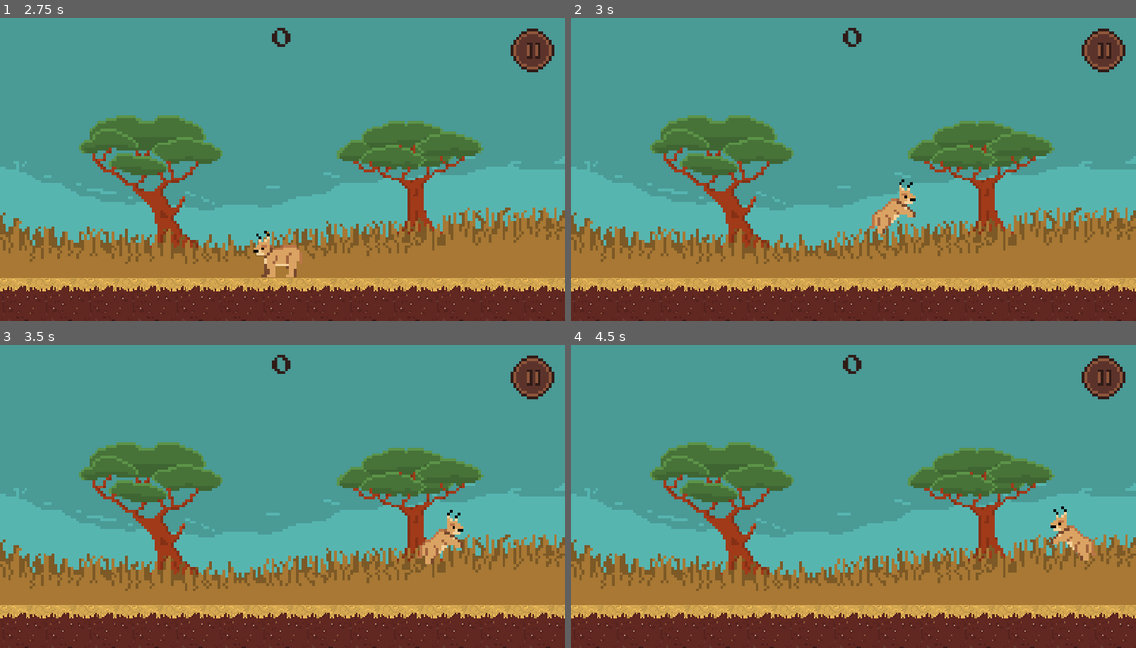
Above: before the commit, frames 1-4 (two rows, left to right).
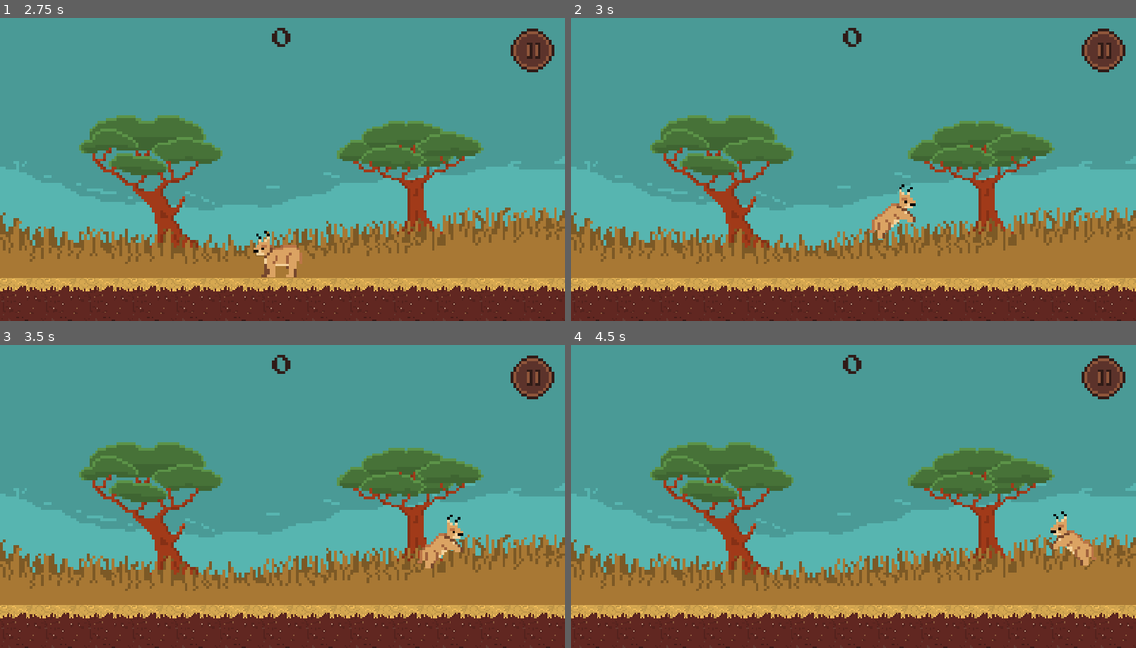
Above: after the commit, the same moments.

Repository: JoshuaW13/Floppa
Game: Godot game, scene res://interface/TitleScreen.tscn
The game is run twice, just before and just after one commit, with the same random seed, the same clock (stepped at 60 frames per second) and the same inputs.
Inputs (mouse positions are in pixels of both pictures, inside the frame that each line leads up to):
- Up to frame 1 (2.75 s): click (259, 193) at 0.5 s; click (531, 51) at 1.25 s; click (305, 127) at 2 s
- Up to frame 2 (3 s): move the mouse to (977, 154) at 2.77 s; hold D (MoveRight) from 2.78 s (still down); tap W (jump) at 2.85 s
- Up to frame 3 (3.5 s): keep holding D (MoveRight); tap W (jump) at 3.02, 3.32 s
- Up to frame 4 (4.5 s): move the mouse to (740, 511) at 3.52 s; click (740, 511) at 3.6 s; tap W (jump) at 3.77, 3.8, 4.07, 4.35 s; move the mouse to (910, 429) at 4.27 s; release D (MoveRight) at 4.28 s; hold A (MoveLeft) from 4.28 s (still down)

Frame 1 is identical in both runs. In frame 2, 0.5% of the frame differs, in the area x 52-61%, y 53-73%; in frame 3, 0.5%; in frame 4, 0.5%.

Commit message:
Updated Player jump

Diff:
--- a/Actors/Player/PLayer.gd
+++ b/Actors/Player/PLayer.gd
@@ -2,7 +2,7 @@
 extends Actor
 
 #constant max player speed
-const PLAYER_SPEED = Vector2(175, 500);
+const PLAYER_SPEED = Vector2(175, 450);
 
 #signals
 signal health_update(health)
@@ -59,7 +59,7 @@
 func get_direction() -> Vector2:
 	return Vector2(
 		Input.get_action_strength("MoveRight") - Input.get_action_strength("MoveLeft"),
-		-1.0 if (Input.is_action_just_pressed("jump") and is_on_floor()) or knock else 1.0
+		-1.0 if (Input.is_action_just_pressed("jump") and is_on_floor()) or knock else 1.5
 		)
 
 #calculate move velocity based on direction and if jump is interrupted dont allow double jumps
